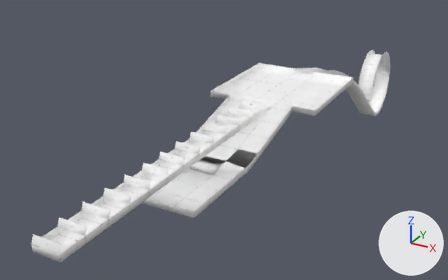
A saved change to the Blender file CPSC585/models/testlevel/blender_files/tuning_testlevel.blend.
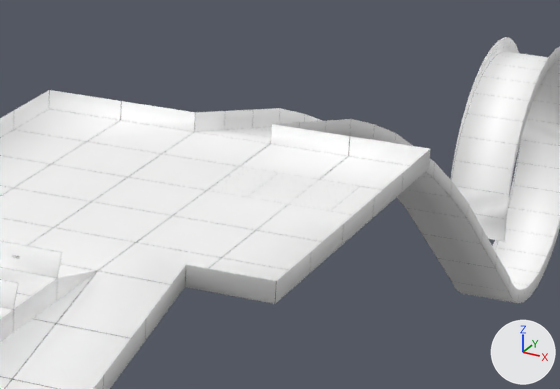
There are two pictures of each version: one whole from a 50 mm lens placed at (215.0, -487.0, 189.0), pointed at (-58.0, 11.0, -60.0), one close up on the part from 55% to 86% of the width and 15% to 49% of the height. Arrows for +X, +Y and +Z are at lower right; the lights stay in place.
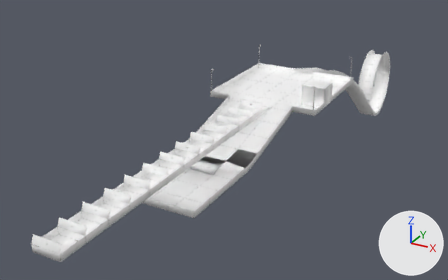
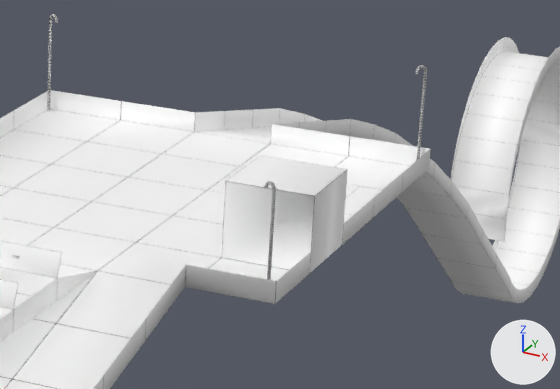
Pixel boxes (x1, y1, x2, y2) of what changed, in the close-ups (560 x 389 px):
'Cylinder.004', added
    after: (264, 181, 276, 280)
'Cylinder.003', added
    after: (415, 65, 427, 161)
'Cylinder.001', added
    after: (47, 14, 58, 111)
part 1 of me_plane, built on
    before: (0, 186, 344, 273)
    after: (0, 155, 348, 273)

The change, as a list of edits to the scene's bpy script:
```text
Add img_bank_png:
    img_bank_png = load_image('bank.png', '../textures/bank.png', 800, 800, 'sRGB')
Add img_stripe_png:
    img_stripe_png = load_image('stripe.png', '../textures/stripe.png', 800, 800, 'sRGB')
Add mat_bank:
    mat_bank = principled_material('bank')
    mat_bank.texture = img_bank_png
Add mat_stripe:
    mat_stripe = principled_material('stripe')
    mat_stripe.texture = img_stripe_png
Change me_plane:
    used by ob_plane; location = (0.0, 0.0, 0.0); scale = (10.0, 10.0, 10.0)
    remove me_plane.from_pydata(...)  # 456 vertices, 339 faces; spans x -5.0..5.0, y -29.0..38.2, z -13.2..1.0
    add me_plane.from_pydata(...)  # 484 vertices, 362 faces, 4 loose edges; spans x -5.0..5.0, y -29.0..38.2, z -13.2..1.7
    me_plane part 1
    7 faces are deleted
    16 vertices are added at x 3.0..5.0, y -1.0..1.0, z 0.0..1.7
    6 new vertices lie (0.0, -0.7, 0.0) away from vertices in x -5.0..3.0, y 1.0, z 0.0..0.5
    6 new vertices lie (0.0, 0.7, 0.0) away from vertices in x -5.0..3.0, y -1.0, z 0.0..0.5
    4 loose edges are added
    25 new faces join them, mat_material_001 (picture img_testlevel_ground_texture_png)
    5 new faces join them, mat_bank (picture img_bank_png)
    add me_plane.materials.append(mat_bank)  # picture img_bank_png
Add me_cylinder_007:
    me_cylinder_007.from_pydata(...)  # 448 vertices, 418 faces; spans x -1.2..1.2, y -1.2..1.2, z -20.9..2.4
    me_cylinder_007.materials.append(mat_stripe)  # picture img_stripe_png
Add ob_cylinder_004:
    ob_cylinder_004 = bpy.data.objects.new('Cylinder.004', me_cylinder_007)
    ob_cylinder_004.location = (46.8, -28.3, 22.7)
    ob_cylinder_004.rotation_euler = (0.0, 0.0, 6.523)  # degrees (0, 0, 14)
    ob_cylinder_004.scale = (1.1, 1.1, 1.1)
Add ob_cylinder_001:
    ob_cylinder_001 = bpy.data.objects.new('Cylinder.001', me_cylinder_007.copy())
    ob_cylinder_001.location = (-48.2, 67.7, 22.7)
    ob_cylinder_001.rotation_euler = (0.0, 0.0, 3.381)  # degrees (0, 0, 194)
    ob_cylinder_001.scale = (1.1, 1.1, 1.1)
Add ob_cylinder_003:
    ob_cylinder_003 = bpy.data.objects.new('Cylinder.003', me_cylinder_007.copy())
    ob_cylinder_003.location = (46.8, 67.7, 22.7)
    ob_cylinder_003.rotation_euler = (0.0, 0.0, 1.81)  # degrees (0, 0, 104)
    ob_cylinder_003.scale = (1.1, 1.1, 1.1)
```
